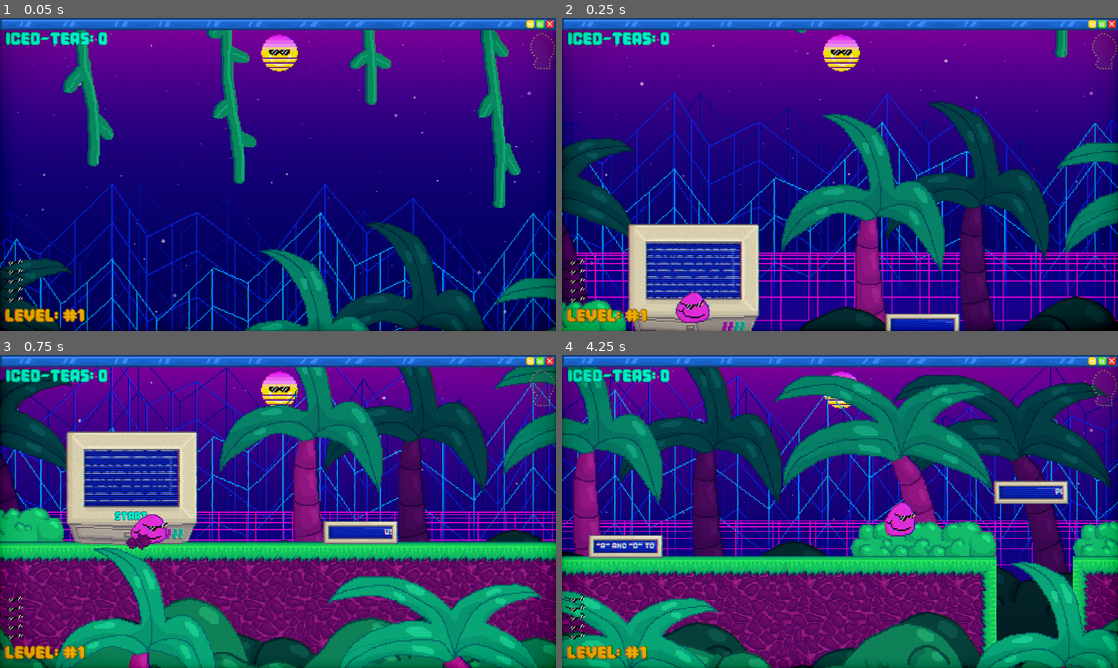
Above: before the commit, frames 1-4 (two rows, left to right).
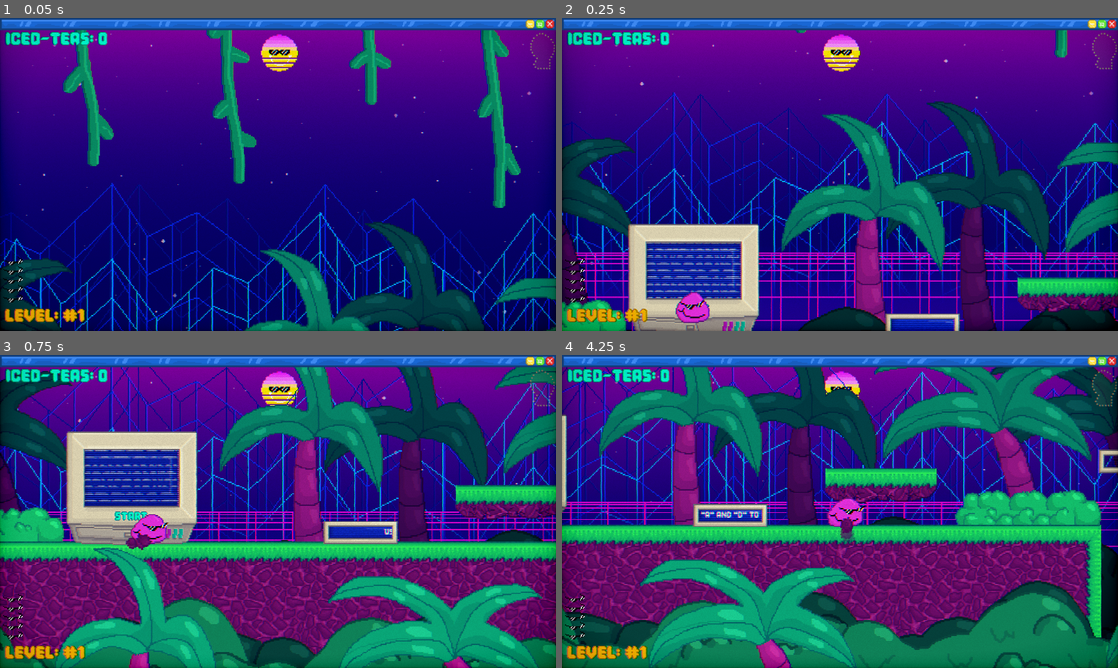
Above: after the commit, the same moments.

Repository: qualitytrash1/G.L.S.A.G.L.TM
Game: Godot game, scene res://scenes/game.tscn
The game is run twice, just before and just after one commit, with the same random seed, the same clock (stepped at 60 frames per second) and the same inputs.
Inputs (mouse positions are in pixels of both pictures, inside the frame that each line leads up to):
- Up to frame 1 (0.05 s): no input
- Up to frame 2 (0.25 s): no input
- Up to frame 3 (0.75 s): tap J at 0.5 s; move the mouse to (400, 495) at 0.52 s; press the mouse at (400, 495) at 0.53 s; hold D (right) from 0.53 s (still down)
- Up to frame 4 (4.25 s): tap W (jump) at 0.77, 1.52, 3.02, 3.77 s; tap J every 0.75 s from 1.25 to 3.5 s; move the mouse to (728, 527) at 1.27 s; release the mouse at (728, 527) at 1.28 s; tap S (crouch) at 1.35 s; move the mouse to (895, 442) at 2.02 s; release D (right) at 2.03 s; hold A (left) 2.03-2.78 s; hold Right mouse button (new_point) 2.03-2.78 s; move the mouse to (812, 574) at 2.77 s; hold D (right) from 2.78 s (still down); tap Shift (sprint) at 2.85 s; move the mouse to (1006, 558) at 3.52 s; press the mouse at (1006, 558) at 3.53 s

Frame 1 is identical in both runs. In frame 2, 1.9% of the frame differs, in the area x 81-100%, y 82-94%; in frame 3, 1.9%; in frame 4, 77%, in the area x 0-100%, y 3-100%.

Commit message:
vfallin balpfpoet,

Diff:
--- /dev/null
+++ b/glambert's-largely-sized-adventures-in-glam-land™!/scenes/falling_platform.tscn
@@ -0,0 +1,148 @@
+[gd_scene format=3 uid="uid://5wunfx3k163y"]
+
+[ext_resource type="Script" uid="uid://bnsosegjwavo0" path="res://scripts/falling_platform.gd" id="1_4u4ee"]
+[ext_resource type="Texture2D" uid="uid://b1lkqf3m6wq0v" path="res://textures/cracked_platform_2.png" id="2_cgkqx"]
+[ext_resource type="Texture2D" uid="uid://c5y0ru235p0xi" path="res://textures/cracked_platform_3.png" id="3_ausku"]
+[ext_resource type="Texture2D" uid="uid://bsdgvsmnqadnl" path="res://textures/cracked_platform.png" id="3_egpwq"]
+[ext_resource type="AudioStream" uid="uid://cw03lk1ivf4b6" path="res://audio/sfx/stone-sliding.ogg" id="4_ausku"]
+[ext_resource type="Texture2D" uid="uid://cafcujid2gl4x" path="res://textures/cracked_platform_4.png" id="4_jpg3g"]
+[ext_resource type="Texture2D" uid="uid://bfbosrgaxjgn4" path="res://textures/platform_chunk_1.png" id="5_8gcyd"]
+[ext_resource type="Texture2D" uid="uid://beomnxid48wfv" path="res://textures/platform_chunk_2.png" id="7_c2rcf"]
+[ext_resource type="Texture2D" uid="uid://0fnwrkgln1py" path="res://textures/platform_chunk_3.png" id="8_4ny0o"]
+[ext_resource type="Texture2D" uid="uid://cx2ehlj1tnlk2" path="res://textures/platform_chunk_4.png" id="9_kfejw"]
+
+[sub_resource type="RectangleShape2D" id="RectangleShape2D_8gcyd"]
+size = Vector2(96, 6)
+
+[sub_resource type="SpriteFrames" id="SpriteFrames_8whk0"]
+animations = [{
+"frames": [{
+"duration": 1.0,
+"texture": ExtResource("2_cgkqx")
+}, {
+"duration": 1.0,
+"texture": ExtResource("3_ausku")
+}, {
+"duration": 1.0,
+"texture": ExtResource("4_jpg3g")
+}],
+"loop": false,
+"name": &"cracked",
+"speed": 1.0
+}, {
+"frames": [{
+"duration": 1.0,
+"texture": ExtResource("3_egpwq")
+}],
+"loop": false,
+"name": &"default",
+"speed": 5.0
+}]
+
+[sub_resource type="Animation" id="Animation_4u4ee"]
+length = 0.001
+tracks/0/type = "value"
+tracks/0/imported = false
+tracks/0/enabled = true
+tracks/0/path = NodePath(".:scale")
+tracks/0/interp = 1
+tracks/0/loop_wrap = true
+tracks/0/keys = {
+"times": PackedFloat32Array(0),
+"transitions": PackedFloat32Array(1),
+"update": 0,
+"values": [Vector2(1, 1)]
+}
+tracks/1/type = "value"
+tracks/1/imported = false
+tracks/1/enabled = true
+tracks/1/path = NodePath(".:modulate")
+tracks/1/interp = 1
+tracks/1/loop_wrap = true
+tracks/1/keys = {
+"times": PackedFloat32Array(0),
+"transitions": PackedFloat32Array(1),
+"update": 0,
+"values": [Color(1, 1, 1, 1)]
+}
+
+[sub_resource type="Animation" id="Animation_cgkqx"]
+resource_name = "appear"
+tracks/0/type = "value"
+tracks/0/imported = false
+tracks/0/enabled = true
+tracks/0/path = NodePath(".:scale")
+tracks/0/interp = 1
+tracks/0/loop_wrap = true
+tracks/0/keys = {
+"times": PackedFloat32Array(0, 1),
+"transitions": PackedFloat32Array(1, 1),
+"update": 0,
+"values": [Vector2(1e-05, 1e-05), Vector2(1, 1)]
+}
+tracks/1/type = "value"
+tracks/1/imported = false
+tracks/1/enabled = true
+tracks/1/path = NodePath(".:modulate")
+tracks/1/interp = 1
+tracks/1/loop_wrap = true
+tracks/1/keys = {
+"times": PackedFloat32Array(0, 1),
+"transitions": PackedFloat32Array(1, 1),
+"update": 0,
+"values": [Color(1, 1, 1, 0), Color(1, 1, 1, 1)]
+}
+
+[sub_resource type="AnimationLibrary" id="AnimationLibrary_egpwq"]
+_data = {
+&"RESET": SubResource("Animation_4u4ee"),
+&"appear": SubResource("Animation_cgkqx")
+}
+
+[node name="FallingPlatform" type="Node2D" unique_id=168006185]
+script = ExtResource("1_4u4ee")
+speed = 2.0
+
+[node name="DetectGlambert" type="Area2D" parent="." unique_id=1027294384]
+
+[node name="CollisionShape2D" type="CollisionShape2D" parent="DetectGlambert" unique_id=880346686]
+position = Vector2(0, -14)
+shape = SubResource("RectangleShape2D_8gcyd")
+
+[node name="CharacterBody2D" type="CharacterBody2D" parent="." unique_id=1221184333]
+
+[node name="CollisionPolygon2D" type="CollisionPolygon2D" parent="CharacterBody2D" unique_id=1058363903]
+polygon = PackedVector2Array(-48, -16, 48, -16, 47, 3, 17, 13, -22, 13, -47, 3)
+
+[node name="Sprite" type="AnimatedSprite2D" parent="." unique_id=1698860828]
+sprite_frames = SubResource("SpriteFrames_8whk0")
+animation = &"cracked"
+autoplay = "default"
+frame = 2
+frame_progress = 0.53967464
+
+[node name="Chunks" type="Node2D" parent="." unique_id=364966216]
+
+[node name="1" type="Sprite2D" parent="Chunks" unique_id=1935982407]
+visible = false
+texture = ExtResource("5_8gcyd")
+
+[node name="2" type="Sprite2D" parent="Chunks" unique_id=1495407231]
+visible = false
+texture = ExtResource("7_c2rcf")
+
+[node name="3" type="Sprite2D" parent="Chunks" unique_id=222586864]
+visible = false
+texture = ExtResource("8_4ny0o")
+
+[node name="4" type="Sprite2D" parent="Chunks" unique_id=425727759]
+visible = false
+texture = ExtResource("9_kfejw")
+
+[node name="Sound" type="AudioStreamPlayer2D" parent="." unique_id=1374673922]
+stream = ExtResource("4_ausku")
+
+[node name="Anim" type="AnimationPlayer" parent="." unique_id=820618783]
+libraries/ = SubResource("AnimationLibrary_egpwq")
+
+[connection signal="body_entered" from="DetectGlambert" to="." method="_on_detect_glambert_body_entered"]
--- a/glambert's-largely-sized-adventures-in-glam-land™!/scenes/game.tscn
+++ b/glambert's-largely-sized-adventures-in-glam-land™!/scenes/game.tscn
@@ -27,6 +27,7 @@
 [ext_resource type="Texture2D" uid="uid://dtdk5pdbi7fjg" path="res://textures/bushes.png" id="17_rysoc"]
 [ext_resource type="Texture2D" uid="uid://doa8itx5bouhd" path="res://textures/palm-trees.png" id="18_ssvqc"]
 [ext_resource type="PackedScene" uid="uid://br813p4gprdda" path="res://scenes/enemy_spawner.tscn" id="20_37s47"]
+[ext_resource type="PackedScene" uid="uid://5wunfx3k163y" path="res://scenes/falling_platform.tscn" id="20_sgl2t"]
 [ext_resource type="Texture2D" uid="uid://ujtyih72eihc" path="res://textures/grass_3d.png" id="21_sww3w"]
 [ext_resource type="PackedScene" uid="uid://do14ojh5jrniy" path="res://scenes/window-bar.tscn" id="27_qnb83"]
 
@@ -437,7 +438,7 @@
 [node name="BGPolygon" type="Polygon2D" parent="Level/Polygons/Polygon2" unique_id=436354258]
 texture_repeat = 2
 position = Vector2(0, -2)
-polygon = PackedVector2Array(-720, -54, -66, -54.070724, -66, 92, 0, 92, 0, -54.08165, 356, -54.106567, 356, -143, 846, -143, 846, -370, 967, -370, 1120, -61, 1404, -61, 1404, 82, 1445, 82, 1445, -61, 1507, -61, 1507, 82, 1545, 82, 1545, -61, 2258, -60.659805, 2281.0715, -93, 2361.826, -93, 2386, -60.575012, 2542, -60.521835, 2564, -93, 2605, -93, 2630, -60.443634, 2757.4407, -60.39073, 2817.6206, -13, 3134.8765, -13, 3202, -60.232285, 4150, -59, 4150, 418, -721, 418)
+polygon = PackedVector2Array(405, -333, 82, -621, -32, -911, 3452, -916, 4068, -861, 4545, -766, 4369, 30, 4126, -35, 4117, -116, 3948, -300, 3819, -340, 3675, -221, 3630, -83, 3384, -83, 3078, -414, 2602, -593, 2203, -502, 1190, -524, 835, -593, 791, -580, 723, -580, 686, -560, 686, -503, 786, -503, 786, -197, 719, -197)
 uv = PackedVector2Array(0, 0, 64, 0, 64, 64, 0, 64)
 
 [node name="3DGrass" parent="Level/Polygons/Polygon2/BGPolygon" unique_id=1451673536 instance=ExtResource("6_p57ef")]
@@ -468,6 +469,9 @@
 speed = 50.0
 time_inbetween_movements = 0.5
 
+[node name="FallingPlatform" parent="Level/MovingPlatforms" unique_id=168006185 instance=ExtResource("20_sgl2t")]
+position = Vector2(-256, -89)
+
 [node name="Interactable" type="Node2D" parent="Level" unique_id=711377585]
 
 [node name="Collectables" type="TileMapLayer" parent="Level/Interactable" unique_id=1637028044]
--- /dev/null
+++ b/glambert's-largely-sized-adventures-in-glam-land™!/scripts/falling_platform.gd
@@ -0,0 +1,69 @@
+extends Node2D
+
+@export var speed : float = 1
+
+@onready var sprite: AnimatedSprite2D = $Sprite
+@onready var sound: AudioStreamPlayer2D = $Sound
+@onready var anim: AnimationPlayer = $Anim
+@onready var chunks: Node2D = $Chunks
+
+var y_vel : float = 0
+var cracked : bool = false
+var timer : SceneTreeTimer
+var falling : bool = false
+var original_pos : Vector2
+
+var chunk_y_vels : Dictionary[Node, float] = {}
+
+func _ready() -> void:
+	original_pos = position
+
+func _on_detect_glambert_body_entered(body: Node2D) -> void:
+	if not cracked:
+		if body is Glambert:
+			fall()
+
+func crack() -> void:
+	await get_tree().create_timer(1.0 / speed).timeout
+	chunk_y_vels[chunks.get_child(0)] = 0
+	await get_tree().create_timer((1.0 / speed) - randf_range(0.03,0.06)).timeout
+	chunk_y_vels[chunks.get_child(1)] = 0
+	await get_tree().create_timer(randf_range(0.01,0.03)).timeout
+	chunk_y_vels[chunks.get_child(2)] = 0
+	await get_tree().create_timer(0).timeout
+	chunk_y_vels[chunks.get_child(3)] = 0
+
+func chunk_fall(delta : float) -> void:
+	for i : Node in chunk_y_vels:
+		chunk_y_vels[i] += delta * 2
+		i.position.y += chunk_y_vels[i]
+		i.show()
+
+func fall() -> void:
+	if not cracked:
+		sprite.speed_scale = speed
+		y_vel = 0
+		cracked = true
+		crack()
+		sprite.play("cracked")
+		sound.play()
+		await get_tree().create_timer(2.0 / speed).timeout
+		timer = get_tree().create_timer(3) #HOW LONG IT FALLS FOR
+		falling = true
+
+func _process(delta: float) -> void:
+	if cracked:
+		chunk_fall(delta)
+	if falling:
+		y_vel += delta * 2
+		position.y += y_vel
+		if timer.time_left <= 0:
+			sprite.play("default")
+			anim.play("appear")
+			position.y = original_pos.y
+			for i : Node in chunk_y_vels:
+				i.hide()
+				i.position.y = 0
+				chunk_y_vels.erase(i)
+			falling = false
+			cracked = false
Not shown, added: glambert's-largely-sized-adventures-in-glam-land™!/scripts/falling_platform.gd.uid
Binary file added: glambert's-largely-sized-adventures-in-glam-land™!/textures/cracked_platform.png
Not shown, added: glambert's-largely-sized-adventures-in-glam-land™!/textures/cracked_platform.png.import
Binary file added: glambert's-largely-sized-adventures-in-glam-land™!/textures/cracked_platform_2.png
Not shown, added: glambert's-largely-sized-adventures-in-glam-land™!/textures/cracked_platform_2.png.import
Binary file added: glambert's-largely-sized-adventures-in-glam-land™!/textures/cracked_platform_3.png
Not shown, added: glambert's-largely-sized-adventures-in-glam-land™!/textures/cracked_platform_3.png.import
Binary file added: glambert's-largely-sized-adventures-in-glam-land™!/textures/cracked_platform_4.png
Not shown, added: glambert's-largely-sized-adventures-in-glam-land™!/textures/cracked_platform_4.png.import
Binary file added: glambert's-largely-sized-adventures-in-glam-land™!/textures/platform.png
Not shown, added: glambert's-largely-sized-adventures-in-glam-land™!/textures/platform.png.import
Binary file added: glambert's-largely-sized-adventures-in-glam-land™!/textures/platform_chunk_1.png
(and 7 more such lines)
